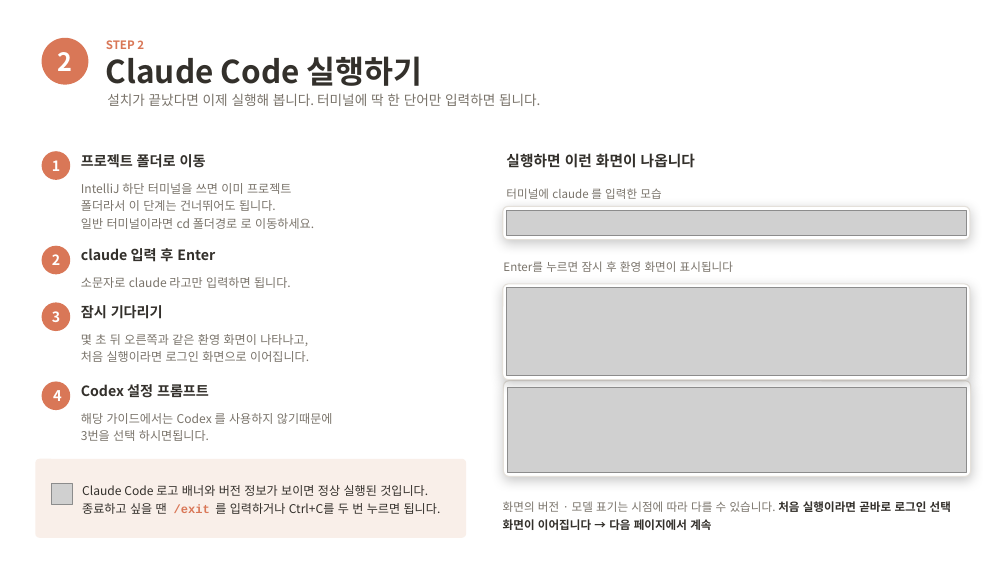
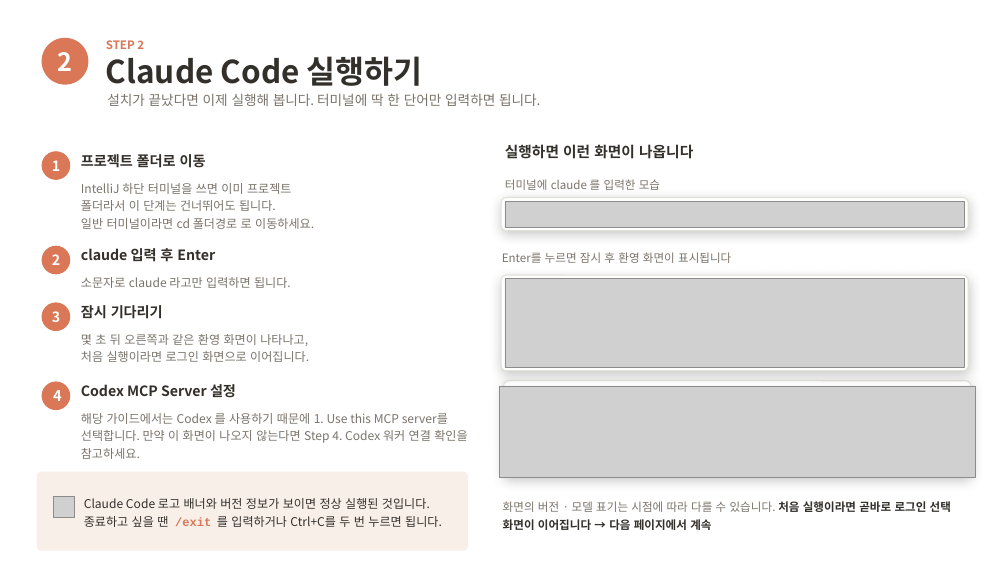
Before and after one commit to 313DEVGRP/Java-Service-Tree-Framework, a slide deck: slide 9 of Multi_Sub_Agent_USE_Manual_v1.0.pptx. Drawn at 1008x567 pixels with LibreOffice and Linux fonts; fonts in the diff are those of the drawing; grey boxes stand for pictures. Boxes give left, top, right and bottom in pixels: in the first picture for what was removed or moved away, otherwise in the second. Text is boxed around its words. In the diff, an @@ line names an element or a change of style, - is before the commit and + after.

```diff
--- a/Multi_Sub_Agent_USE_Manual_v1.0.pptx
+++ b/Multi_Sub_Agent_USE_Manual_v1.0.pptx
@@ 3 texts, 2 pictures, 2 rounded rectangles: place and size @@
-3 texts, 2 pictures, 2 rounded rectangles at <box>503,153,970,380</box>
+3 texts, 2 pictures, 2 rounded rectangles at <box>501,144,969,371</box>
@@ text at <box>81,384,236,398</box>: text changed @@
-Codex 설정 프롬프트
+Codex MCP Server 설정
@@ picture: place and size @@
-picture at <box>507,387,967,472</box>
+picture at <box>499,386,976,477</box>
@@ text at <box>81,413,467,459</box>: text changed @@
-해당 가이드에서는 Codex 를 사용하지 않기때문에
-3번을 선택 하시면됩니다.
+해당 가이드에서는 Codex 를 사용하기 때문에 1. Use this MCP server를 선택합니다. 만약 이 화면이 나오지 않는다면 Step 4. Codex 워커 연결 확인을 참고하세요.
@@ 1 picture, 1 text, 1 rounded rectangle: place and size @@
-1 picture, 1 text, 1 rounded rectangle at <box>36,459,467,538</box>
+1 picture, 1 text, 1 rounded rectangle at <box>37,472,468,551</box>
```
Also in this commit, not shown: 6 other slides changed, 4 slides added.
